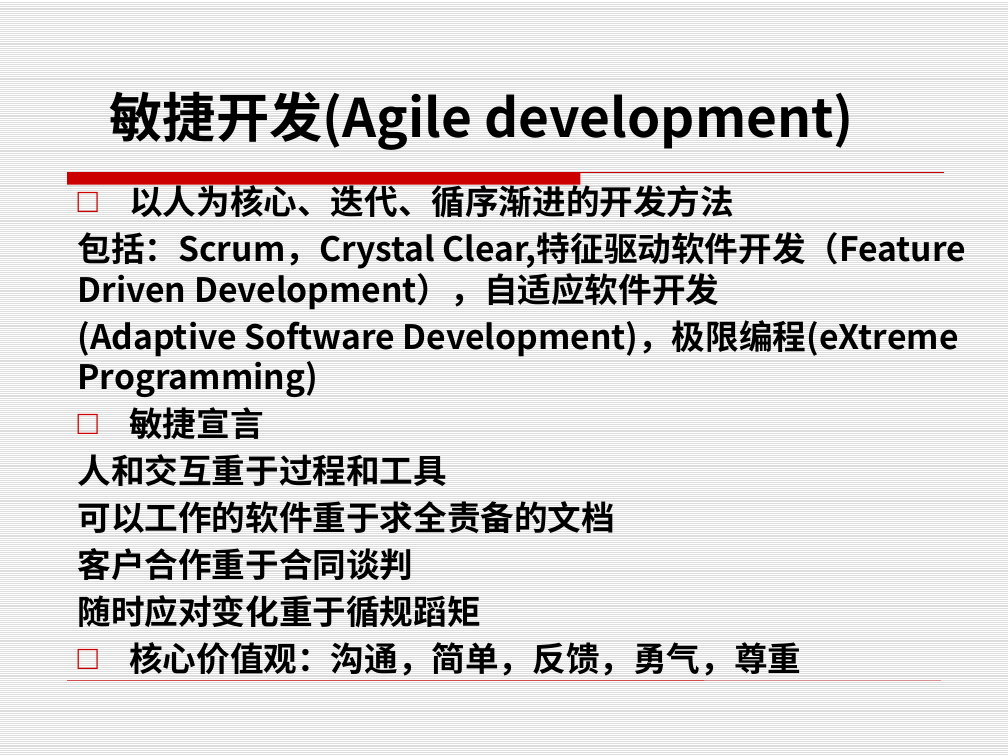
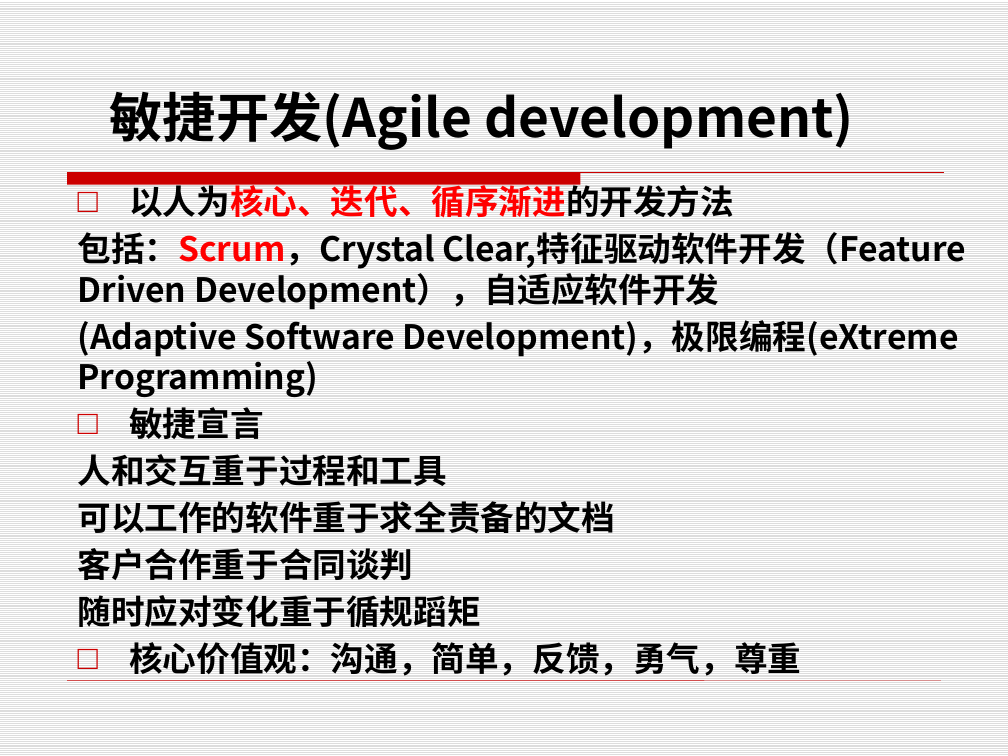
Before and after one commit to edu2act/course-foundation-software-tesing, a slide deck: slide 20 of PPT/第三部分 软件测试应用/10.1 软件开发模型.pptx (slide 24 before the commit). Drawn at 1008x756 pixels with LibreOffice and Linux fonts; fonts in the diff are those of the drawing. Boxes give left, top, right and bottom in pixels: in the first picture for what was removed or moved away, otherwise in the second. Text is boxed around its words. In the diff, an @@ line names an element or a change of style, - is before the commit and + after.

Commit message:
开发测试模型

```diff
--- a/PPT/第三部分 软件测试应用/10.1 软件开发模型.pptx
+++ b/PPT/第三部分 软件测试应用/10.1 软件开发模型.pptx
@@ text at (78, 180, 966, 310): text colour #000000 to #FF0000 in "以人为核心、迭代、循序渐进的开发方法", "包括：Scrum，Crystal" @@
```
Also in this commit, not shown: 5 other slides changed, 4 slides removed, 2 other files.
